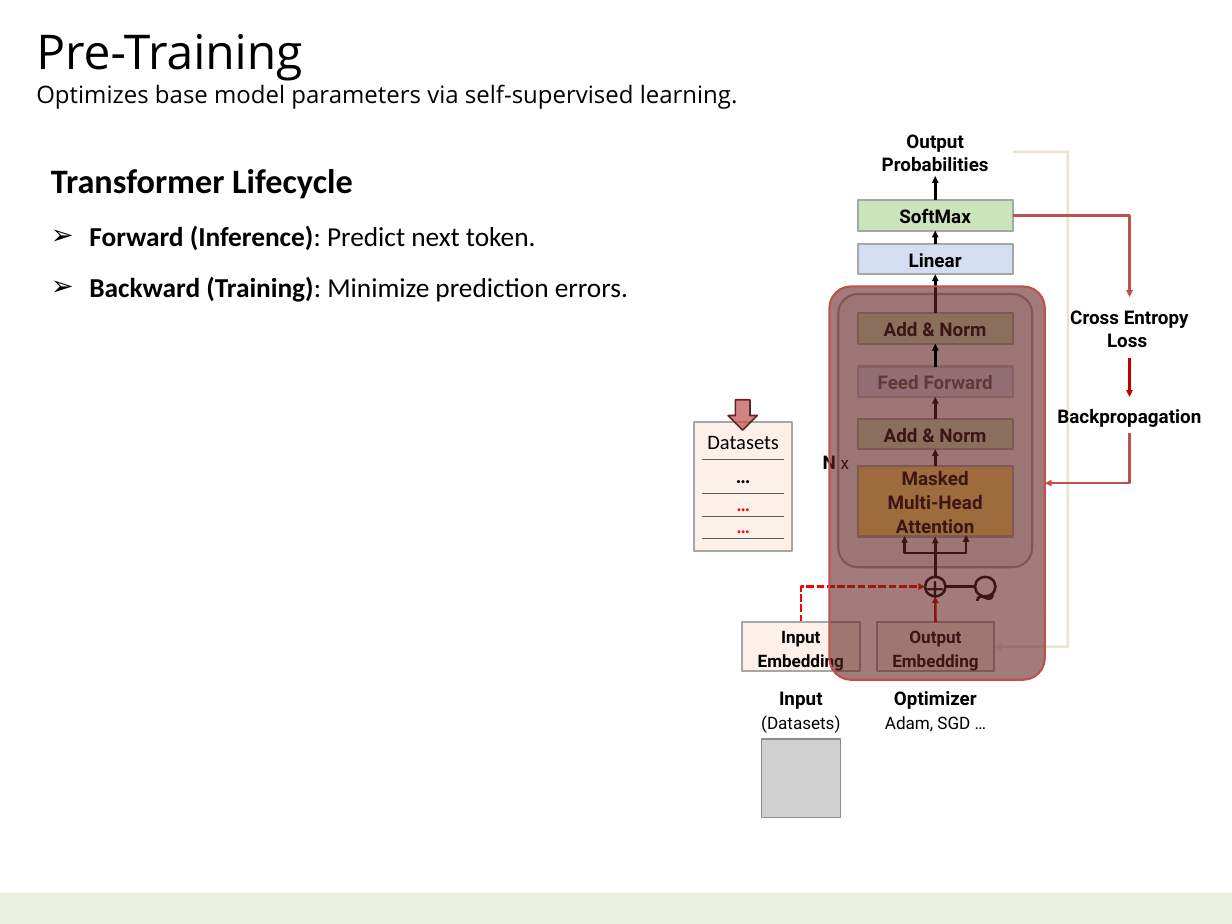
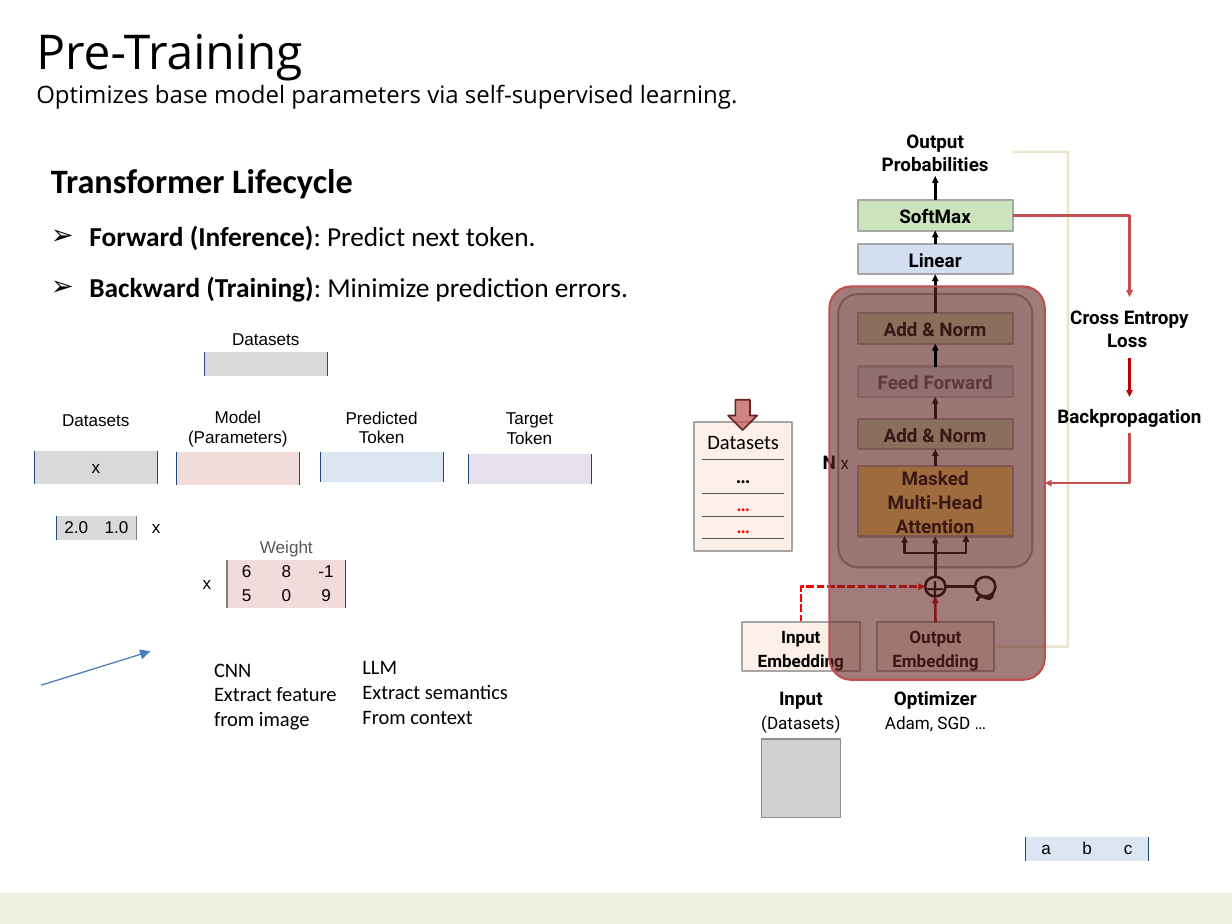
Before and after one commit to navibator/crazy-ai, a slide deck: slide 14 of ai.pptx. Drawn at 1232x924 pixels with LibreOffice and Linux fonts; fonts in the diff are those of the drawing; grey boxes stand for pictures. Boxes give left, top, right and bottom in pixels: in the first picture for what was removed or moved away, otherwise in the second. Text is boxed around its words. In the diff, an @@ line names an element or a change of style, - is before the commit and + after.

```diff
--- a/ai.pptx
+++ b/ai.pptx
@@ table added at (x1=205, y1=328, x2=328, y2=376), 2 rows, 1 columns @@
+Datasets
+
@@ table added at (x1=34, y1=409, x2=158, y2=484), 2 rows, 1 columns @@
+Datasets
+x
@@ table added at (x1=176, y1=403, x2=299, y2=484), 2 rows, 1 columns @@
+Model / (Parameters)
+
@@ table added at (x1=320, y1=404, x2=444, y2=482), 2 rows, 1 columns @@
+Predicted / Token
+
@@ table added at (x1=468, y1=403, x2=591, y2=484), 2 rows, 1 columns @@
+Target / Token
+
@@ table added at (x1=57, y1=515, x2=176, y2=540), 1 rows, 3 columns @@
+2.0 | 1.0 | x
@@ table added at (x1=187, y1=536, x2=345, y2=609), 3 rows, 4 columns @@
+ | Weight |  | 
+x | 6 | 8 | -1
+ | 5 | 0 | 9
@@ arrow added from (42, 685) to (150, 652), #4B7EBC 0.75 pt @@
@@ text added at (x1=214, y1=663, x2=336, y2=730), 12 pt, text #000000 @@
+CNN
+Extract feature
+from image
@@ text added at (x1=362, y1=661, x2=508, y2=724), 12 pt, text #000000 @@
+LLM
+Extract semantics
+From context
@@ table added at (x1=1025, y1=812, x2=1147, y2=860), 2 rows, 3 columns @@
+ |  | 
+a | b | c
```
Also in this commit, not shown: 4 other slides changed, 1 slide added, 1 other file.
